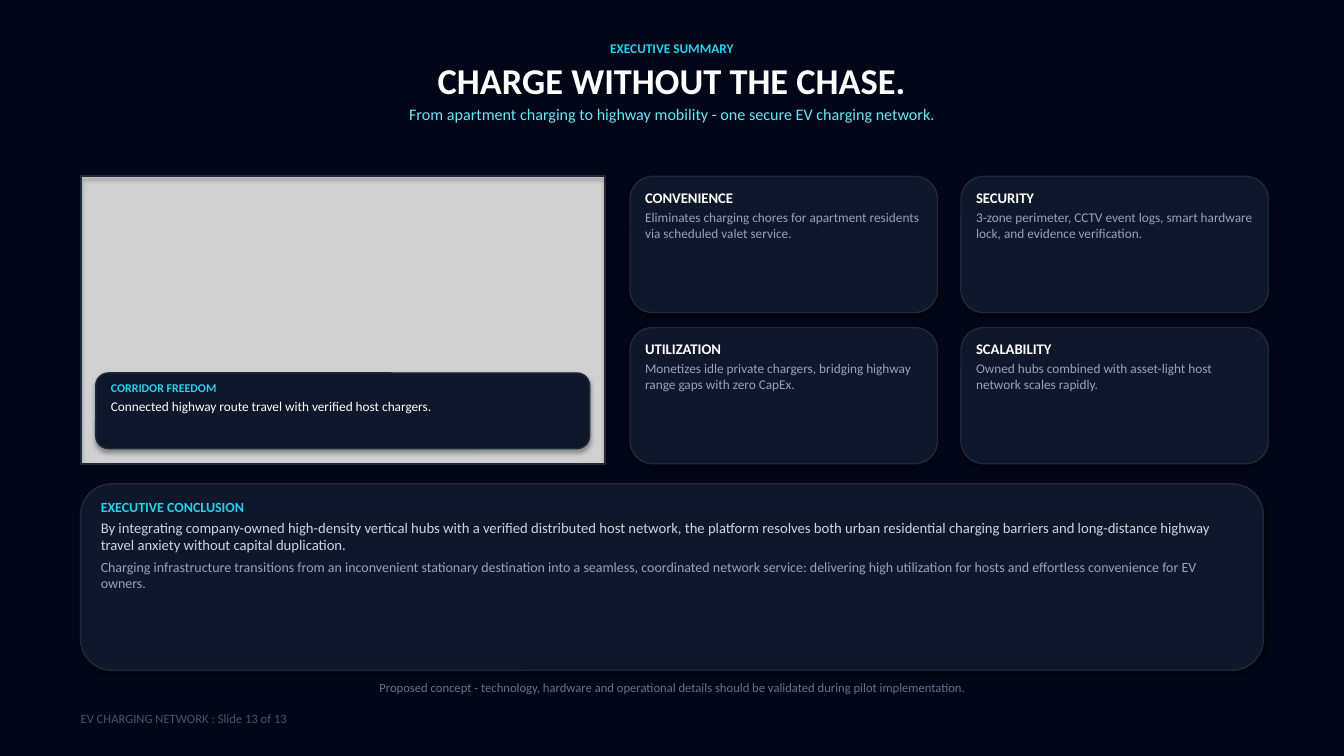
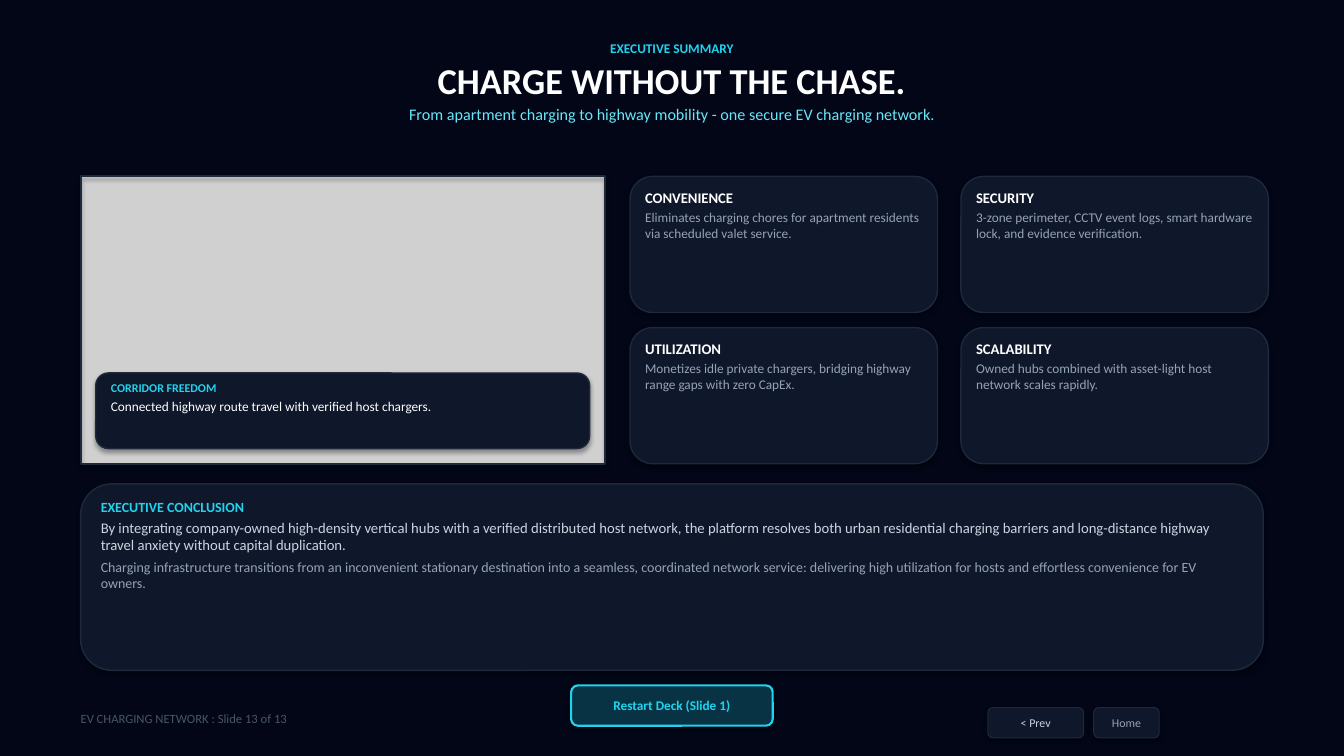
Before and after one commit to kanaseprathamesh568-a11y/ev-charging-network-presentation, a slide deck: slide 27 of EV_Charging_Network_Presentation.pptx (slide 13 before the commit). Drawn at 1344x756 pixels with LibreOffice and Linux fonts; fonts in the diff are those of the drawing; grey boxes stand for pictures. Boxes give left, top, right and bottom in pixels: in the first picture for what was removed or moved away, otherwise in the second. Text is boxed around its words. In the diff, an @@ line names an element or a change of style, - is before the commit and + after.

```diff
--- a/EV_Charging_Network_Presentation.pptx
+++ b/EV_Charging_Network_Presentation.pptx
@@ text removed at (379,683,965,694) @@
-Proposed concept - technology, hardware and operational details should be validated during pilot implementation.
@@ rounded rectangle added at (572,686,773,726), fill #083344, outline #22D3EE 1.5 pt, 9.5 pt, text #22D3EE, bold @@
+Restart Deck (Slide 1)
@@ rounded rectangle added at (988,708,1084,738), fill #0F172A, outline #1E293B 0.75 pt, 8.5 pt, text #CBD5E1 @@
+< Prev
@@ rounded rectangle added at (1094,708,1159,738), fill #0F172A, outline #1E293B 0.75 pt, 8.5 pt, text #94A3B8 @@
+Home
```
Also in this commit, not shown: 12 other slides changed, 14 slides added, 1 other file.
